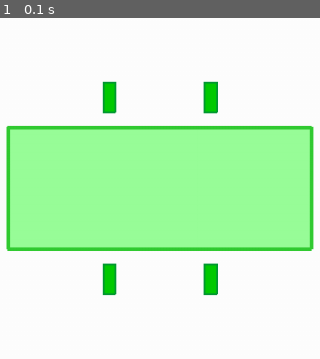
Above: before the commit, frame 1.
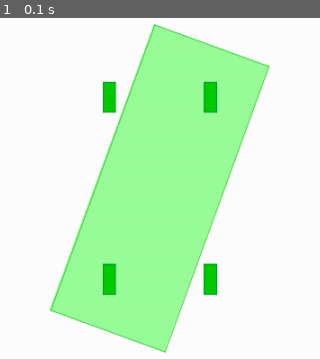
Above: after the commit, the same moment.

Repository: Bobbassoonguy/AutonomousVehicles
Game: pygame game, started from Scenarios/Scenario1_create_car.py
The game is run twice, just before and just after one commit, with the same random seed, the same clock (stepped at 60 frames per second) and the same inputs.
Inputs:
- Up to frame 1 (0.1 s): no input

The runs differ from the first frame. In frame 1, 41% of the frame differs, in the area x 1-99%, y 1-99%.

Commit message:
made shape polygons antialias

Diff:
--- a/Classes/Shape.py
+++ b/Classes/Shape.py
@@ -47,6 +47,6 @@
     def draw(self):
         if self.fill:
             pygame.draw.polygon(self.surface, self.fill_color, self.points)
-            pygame.draw.polygon(self.surface, self.color, self.points, width=self.line_width)
+            pygame.draw.aalines(self.surface, self.color, True,  self.points)
         else:
-            pygame.draw.polygon(self.surface, self.color, self.points, width=self.line_width)
+            pygame.draw.aalines(self.surface, self.color, True, self.points)
--- a/Classes/Vehicle.py
+++ b/Classes/Vehicle.py
@@ -53,7 +53,7 @@
         self.back_left_wheel.draw()
 
     def turn(self):
-        self.outline.rotate(math.pi/2)
+        self.outline.rotate(math.radians(20))
 
         # foo bar
 
